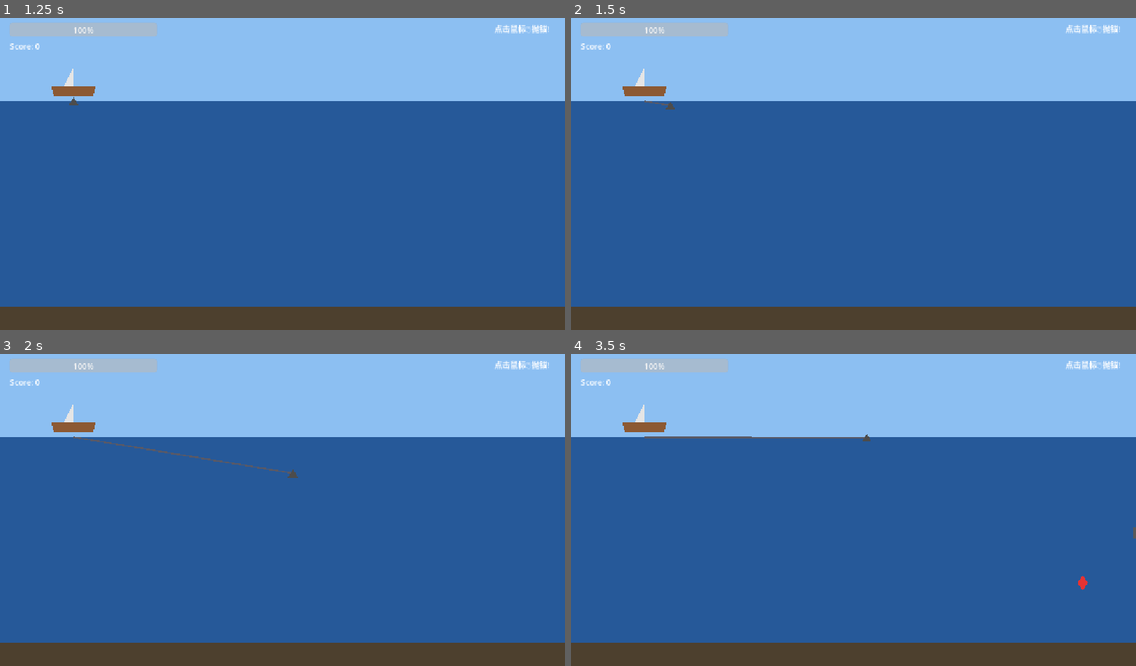
Above: before the commit, frames 1-4 (two rows, left to right).
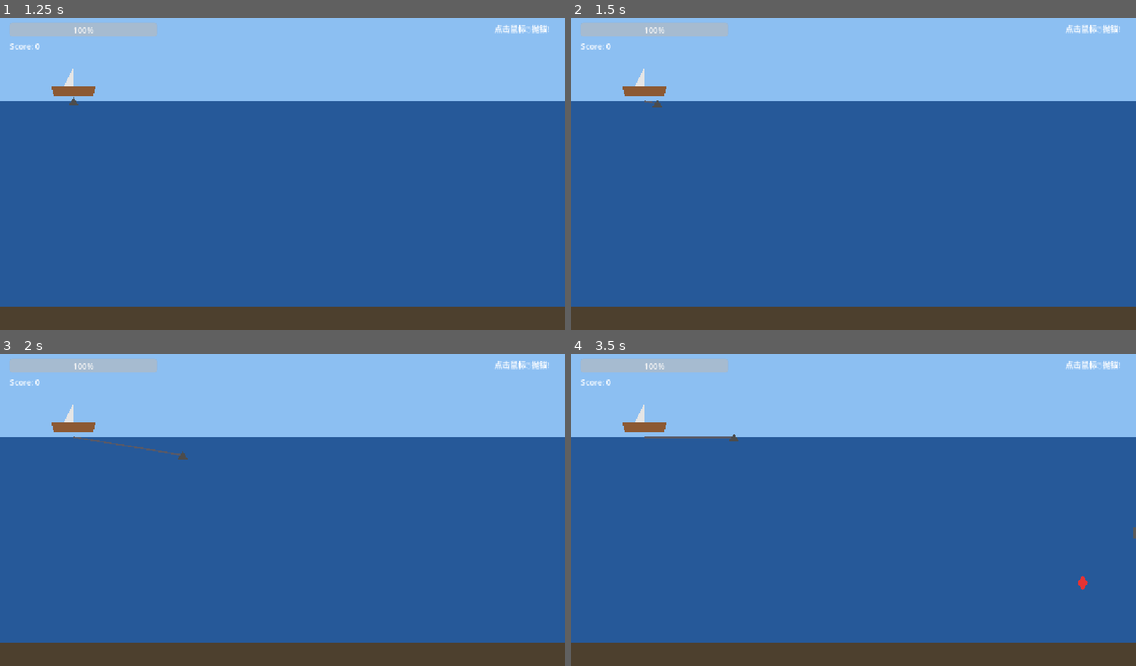
Above: after the commit, the same moments.

Repository: hysonger/anchor-loot
Game: Godot game, scene res://scenes/main.tscn
The game is run twice, just before and just after one commit, with the same random seed, the same clock (stepped at 60 frames per second) and the same inputs.
Inputs (mouse positions are in pixels of both pictures, inside the frame that each line leads up to):
- Up to frame 1 (1.25 s): click "开始游戏 [Space]" at 0.5 s
- Up to frame 2 (1.5 s): tap Enter at 1.25 s; move the mouse to (977, 155) at 1.27 s; click (977, 155) at 1.42 s
- Up to frame 3 (2 s): tap Space at 1.52 s
- Up to frame 4 (3.5 s): move the mouse to (740, 522) at 2.02 s; click (740, 522) at 2.17 s; tap Space at 2.27, 2.75 s; move the mouse to (910, 438) at 2.77 s; click (910, 438) at 2.92 s

Frame 1 is identical in both runs. In frame 2, less than 0.1% of the frame differs, in the area x 14-19%, y 26-30%; in frame 3, 0.1%; in frame 4, 0.2%, in the area x 28-53%, y 25-28%.

Commit message:
feat(anchor): apply cosine speed compensation by fire angle

Diff:
--- a/scripts/anchor_states/launched.gd
+++ b/scripts/anchor_states/launched.gd
@@ -13,7 +13,9 @@
 	anchor._update_chain()
 
 func physics_process(delta: float) -> void:
-	anchor.head.global_position += anchor.fly_direction * Game.ANCHOR_FIRE_SPEED * delta
+	var speed_factor := Game.ANCHOR_SPEED_MIN_RATIO + (1.0 - Game.ANCHOR_SPEED_MIN_RATIO) * anchor.fly_direction.y
+	var speed := Game.ANCHOR_FIRE_SPEED * speed_factor
+	anchor.head.global_position += anchor.fly_direction * speed * delta
 	anchor._update_chain()
 	# Seabed?
 	if anchor.head.global_position.y >= Game.SEABED_Y:
